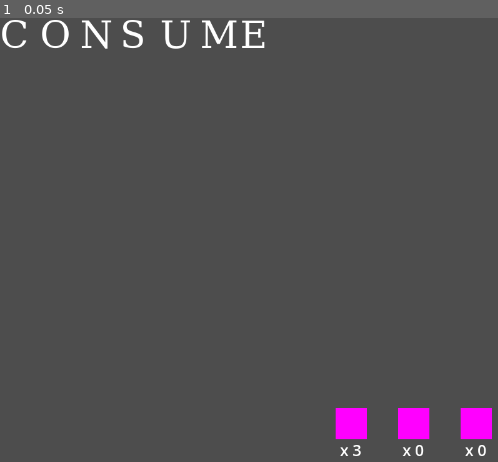
Above: before the commit, frame 1.
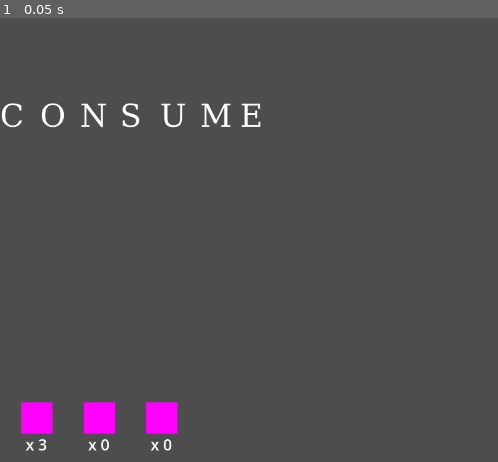
Above: after the commit, the same moment.

Repository: Nono-M/GodotWildJam_83
Game: Godot game, scene res://main.tscn
Two runs of this game, one before a commit and one after it. Both use one fixed random seed, a clock stepped at 60 frames per second and the inputs below.
Inputs:
- Up to frame 1 (0.05 s): no input

The runs differ from the first frame. In frame 1, 4.7% of the frame differs, in the area x 0-99%, y 0-99%.

Commit message:
Word check and winning conditions

Diff:
--- a/letter.tscn
+++ b/letter.tscn
@@ -14,10 +14,21 @@
 cache/0/60/0/underline_position = 0.0
 cache/0/60/0/underline_thickness = 0.0
 cache/0/60/0/scale = 1.0
+cache/0/40/0/ascent = 0.0
+cache/0/40/0/descent = 0.0
+cache/0/40/0/underline_position = 0.0
+cache/0/40/0/underline_thickness = 0.0
+cache/0/40/0/scale = 1.0
+cache/0/50/0/ascent = 0.0
+cache/0/50/0/descent = 0.0
+cache/0/50/0/underline_position = 0.0
+cache/0/50/0/underline_thickness = 0.0
+cache/0/50/0/scale = 1.0
 
 [sub_resource type="LabelSettings" id="LabelSettings_yokvi"]
+line_spacing = 0.0
 font = SubResource("FontFile_71ccx")
-font_size = 60
+font_size = 50
 
 [sub_resource type="RectangleShape2D" id="RectangleShape2D_nb3gm"]
 size = Vector2(60, 60)
@@ -27,26 +38,17 @@
 layout_mode = 3
 anchors_preset = 0
 
-[node name="MarginContainer2" type="MarginContainer" parent="."]
-custom_minimum_size = Vector2(15, 0)
-layout_mode = 0
-offset_right = 40.0
-offset_bottom = 40.0
-
 [node name="Label" type="Label" parent="."]
-layout_mode = 0
+layout_mode = 1
 offset_right = 1.0
+text = "A"
 label_settings = SubResource("LabelSettings_yokvi")
 horizontal_alignment = 1
+vertical_alignment = 1
 uppercase = true
 
 [node name="Detector" type="Area2D" parent="."]
+position = Vector2(30, 30)
 
 [node name="CollisionShape2D" type="CollisionShape2D" parent="Detector"]
 shape = SubResource("RectangleShape2D_nb3gm")
-
-[node name="MarginContainer" type="MarginContainer" parent="."]
-custom_minimum_size = Vector2(15, 0)
-layout_mode = 0
-offset_right = 40.0
-offset_bottom = 40.0
--- a/main.tscn
+++ b/main.tscn
@@ -7,7 +7,22 @@
 script = ExtResource("1_ptgmp")
 
 [node name="WordDisplayer" type="HBoxContainer" parent="."]
+offset_top = 134.0
+offset_right = 1000.0
+offset_bottom = 434.0
 metadata/_edit_use_anchors_ = true
 
+[node name="ResultDisplayer" type="VBoxContainer" parent="."]
+offset_left = 1062.0
+offset_top = 119.0
+offset_right = 1262.0
+offset_bottom = 159.0
+
 [node name="Flames" parent="." instance=ExtResource("2_tgysf")]
-position = Vector2(537, 624)
+position = Vector2(34, 615)
+
+[node name="MessageBox" type="Label" parent="."]
+offset_left = 431.0
+offset_top = 596.0
+offset_right = 781.0
+offset_bottom = 716.0
--- a/project.godot
+++ b/project.godot
@@ -18,6 +18,7 @@
 [autoload]
 
 Global="*res://scripts/global.gd"
+Data="*res://scripts/test_data.gd"
 
 [display]
 
--- a/scripts/flames.gd
+++ b/scripts/flames.gd
@@ -43,6 +43,7 @@
 	var rectangleshape2D = RectangleShape2D.new()
 	rectangleshape2D.size = Vector2(60,60)
 	collisionshape2D.shape = rectangleshape2D
+	area2d.position = Vector2(25,25)
 	area2d.add_child(collisionshape2D)
 	area2d.name = "CollisionDetector"
 	duplicated_flame.add_child(area2d)
--- a/scripts/global.gd
+++ b/scripts/global.gd
@@ -13,13 +13,12 @@
 func red_flame(letter):
 	print(letter.get_parent())
 	letter.get_parent().queue_free()
+	await letter.get_parent().tree_exited
 	var red_counter:int = red_counter_label.text.to_int() - 1
 	red_counter_label.text = "x %d" % red_counter
 	total_flames -= 1
 	if total_flames <= 0 :
 		check_word()
-	return
-	pass
 
 
 func blue_flame():
@@ -62,16 +61,50 @@
 func check_word():
 	print("word to be checked")
 	var word_displayer:Node = get_tree().root.get_node("Main/WordDisplayer")
-	var final_word:String
+	var final_word:String = ""
 
 	for child in word_displayer.get_children():
 		final_word += child.get_node("Label").text
 
 	print(final_word)
 
+	var word_index:int = Data._answers.find(final_word)
+	if word_index == -1:
+		print("word not found")
+		display_message("Word not existant, try again")
+		clear_word()
+		Global.load_word(Data._key_word)
+		Global.load_flames(Data._red_flames,Data._blue_flames, Data._yellow_flames)
+	else:
+		var result_displayer = get_tree().root.get_node("Main/ResultDisplayer")
+		var new_result = Label.new()
+		new_result.text = final_word
+		new_result.uppercase = true
+		result_displayer.add_child(new_result)
 
-	pass
+		Data._answers.remove_at(word_index)
 
+		if Data._answers.size() > 0:
+			clear_word()
+			Global.load_word(Data._key_word)
+			Global.load_flames(Data._red_flames,Data._blue_flames, Data._yellow_flames)
+			display_message("%d words to find" % Data._answers.size())
+		else:
+			display_message("Congratz you WON")
+
+
+func clear_word() -> bool:
+	var word_displayer:Node = get_tree().root.get_node("Main/WordDisplayer")
+	for child in word_displayer.get_children():
+			word_displayer.remove_child(child)
+	if word_displayer.get_children().size() == 0:
+		return true
+	else:
+		return false
+
+func display_message(message:String) -> void:
+	var message_box = get_tree().root.get_node("Main/MessageBox")
+	message_box.text = message
 
 func game_over():
 	pass
--- a/scripts/main.gd
+++ b/scripts/main.gd
@@ -1,20 +1,13 @@
 extends Node
-
-var _key_word:String = "consume"
-var _red_flames:int = 3
-var _blue_flames:int = 0
-var _yellow_flames:int = 0
-var _answers:Array = ["come","cone","cons"]
-
 
 
 # Called when the node enters the scene tree for the first time.
 func _ready():
-	Global.load_word(_key_word)
-	Global.load_flames(_red_flames, _blue_flames, _yellow_flames)
+	Global.load_word(Data._key_word)
+	Global.load_flames(Data._red_flames,Data._blue_flames, Data._yellow_flames)
 	#print_tree_pretty()
 
 
 # Called every frame. 'delta' is the elapsed time since the previous frame.
-func _process(delta):
+func _process(_delta):
 	pass
--- /dev/null
+++ b/scripts/test_data.gd
@@ -0,0 +1,7 @@
+extends Node
+
+var _key_word:String = "consume"
+var _red_flames:int = 3
+var _blue_flames:int = 0
+var _yellow_flames:int = 0
+var _answers:Array = ["come","cone","cons"]
